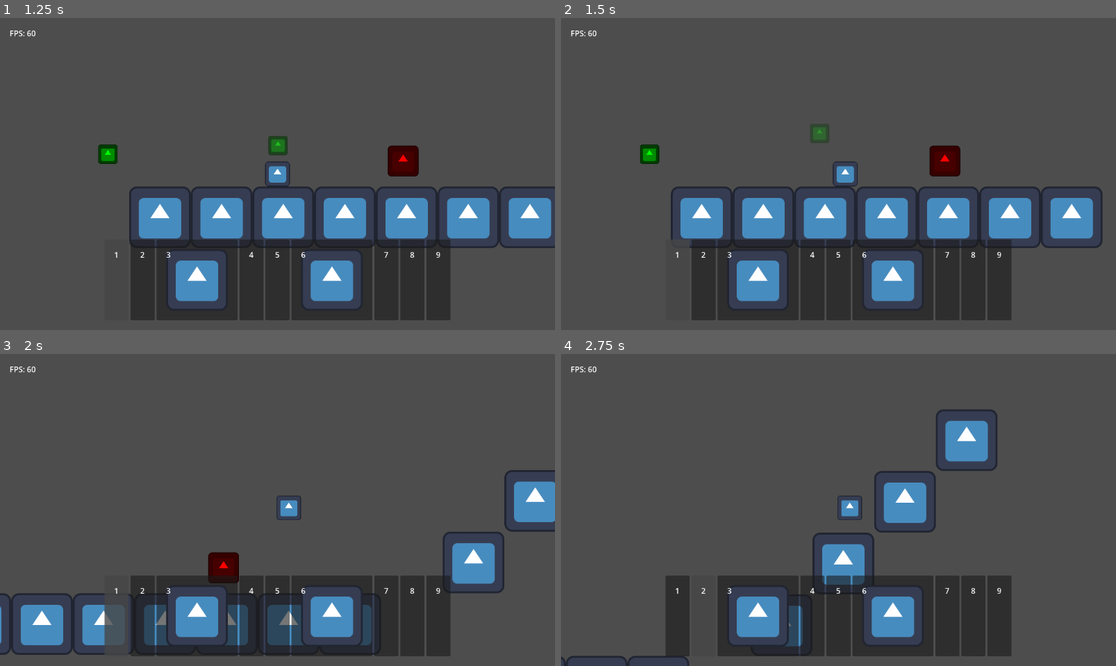
Above: before the commit, frames 1-4 (two rows, left to right).
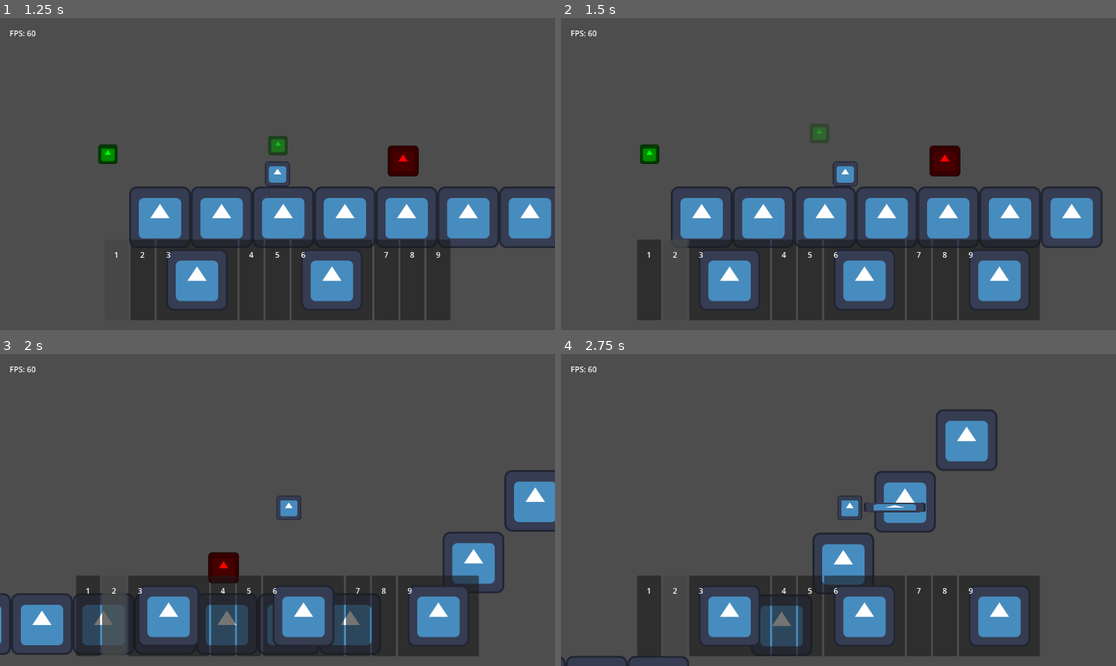
Above: after the commit, the same moments.

Repository: TheHumanMRP/RPG-Life-Tracker
Game: Godot game, scene res://Folders/Systems/Main/Scenes/main_scene.tscn
Same seed, same stepped clock (60 frames per second), same inputs: the game is played once before the commit and once after it. The engine's default icon, where the game draws it, is replaced by a stand-in: a white triangle on a blue panel in a dark square.
Inputs (mouse positions are in pixels of both pictures, inside the frame that each line leads up to):
- Up to frame 1 (1.25 s): click "Dungeon" at 0.5 s
- Up to frame 2 (1.5 s): move the mouse to (677, 280) at 1.27 s; hold D (move_right) from 1.28 s (still down); tap E (equip_item) at 1.35 s; click (677, 280) at 1.42 s
- Up to frame 3 (2 s): keep holding D (move_right); tap Space (jump) at 1.52 s
- Up to frame 4 (2.75 s): keep holding D (move_right); move the mouse to (705, 616) at 2.02 s; tap T (add_test_sword) at 2.1 s; click (705, 616) at 2.17 s; tap Space (jump) at 2.27 s; tap E (equip_item) at 2.3 s

Frame 1 is identical in both runs. In frame 2, 8.7% of the frame differs, in the area x 13-87%, y 71-97%; in frame 3, 8.1%; in frame 4, 10%, in the area x 13-87%, y 47-97%.
Error after the commit: Invalid access to property or key 'item_type' on a base object of type 'Nil'. (res://Folders/Components/Equipment_Manager/equipment_manager.gd:32)

Commit message:
Auto commit at 2026-08-30 22:03:34

Diff:
--- a/Folders/Systems/Inventory_System/Scripts/Hotbar/hotbar_logic.gd
+++ b/Folders/Systems/Inventory_System/Scripts/Hotbar/hotbar_logic.gd
@@ -59,7 +59,7 @@
 func _on_hotbar_item_equipped(slot_index: int) -> void:
 	var item_id: int = Global.save_data.hotbar_save_data.hotbar_slots[slot_index]
 
-	SignalBus.equip_item.emit(item_id)
+	SignalBus.equip_item.emit(item_id, slot_index)
 
 	Global.save_data.hotbar_save_data.hotbar_slots[slot_index] = Constants.NO_ITEM
 
